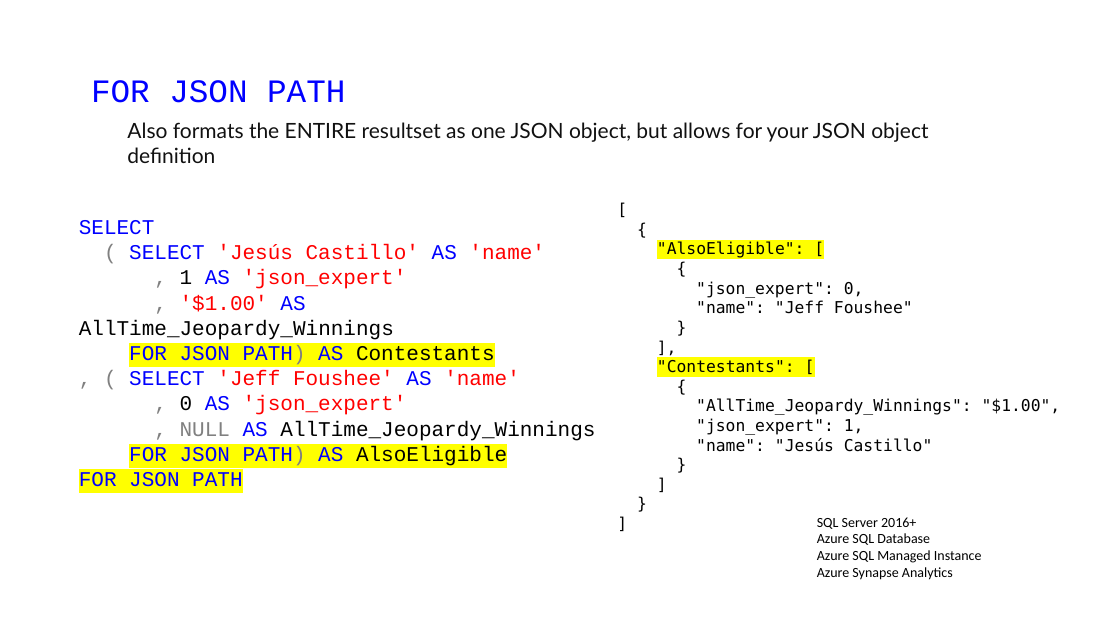
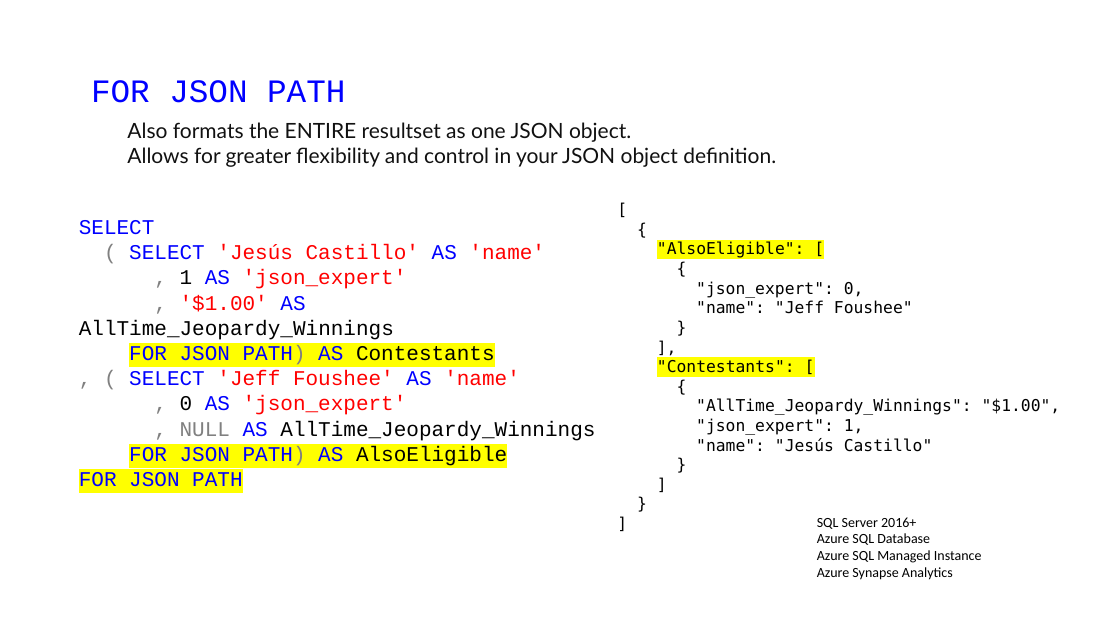
Before and after one commit to jbfoushee/MyPresentations, a slide deck: slide 65 of TSQL_JSON_Operators/TSQL_JSON_Operators.pptx. Drawn at 1120x630 pixels with LibreOffice and Linux fonts; fonts in the diff are those of the drawing. Boxes give left, top, right and bottom in pixels: in the first picture for what was removed or moved away, otherwise in the second. Text is boxed around its words. In the diff, an @@ line names an element or a change of style, - is before the commit and + after.

```diff
--- a/TSQL_JSON_Operators/TSQL_JSON_Operators.pptx
+++ b/TSQL_JSON_Operators/TSQL_JSON_Operators.pptx
@@ text at [127,122,776,167]: text changed @@
-Also formats the ENTIRE resultset as one JSON object, but allows for your JSON object definition
+Also formats the ENTIRE resultset as one JSON object.
+Allows for greater flexibility and control in your JSON object definition.
```
Also in this commit, not shown: 13 other slides changed, 3 slides added, 9 other files.
